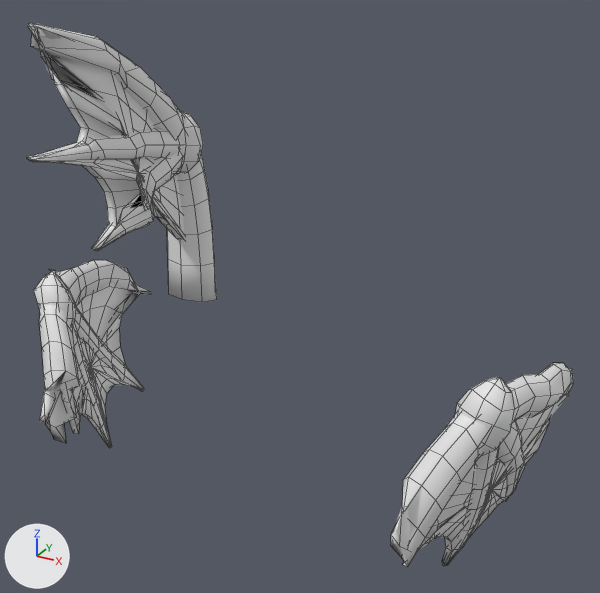
Two versions of the FBX model Assets/RunRunSimulator/Resources/Models/MoriMochi/Parts/Egg/EggPart_Cometitas.fbx, one commit apart.
The view is the same before and after, from a 50 mm camera at (0.237, -0.354, 0.463) aimed at (0.035, 0.014, 0.278). Arrows for +X, +Y and +Z are at lower left; the lights stay in place. The first picture is the older version. Mesh edges are drawn as thin lines. Where no turn or scale is listed for an object, it has been applied to the vertices. Vertices at exactly the same position are counted once.

The scene before the commit, as lines of its bpy script (objects in view):
```python
me_back_cometitas_002 = bpy.data.meshes.new('Back_Cometitas.002')
me_back_cometitas_002.from_pydata(...)  # 1413 vertices, 1407 faces; spans x -0.173..0.173, y -0.134..0.123, z 0.122..0.432
ob_back_cometitas = bpy.data.objects.new('Back_Cometitas', me_back_cometitas_002)
ob_back_cometitas.location = (0.0, 0.0, 0.0)
```
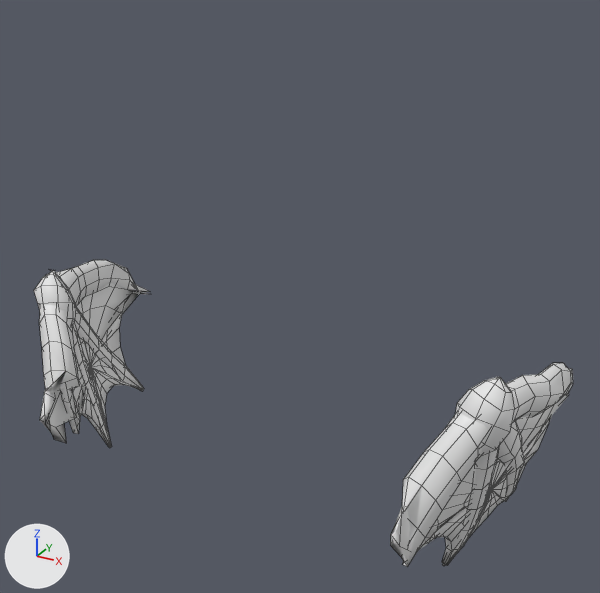
Location of each change, (x1, y1, x2, y2) in pixels of the pictures (600 x 593 px):
'Back_Cometitas', reshaped (43% shorter)
    before: (27, 23, 573, 567)
    after: (34, 260, 573, 567)
part 1 of me_back_cometitas_002, deleted
    before: (27, 26, 185, 250)
part 2 of me_back_cometitas_002, deleted
    before: (27, 128, 183, 251)
part 3 of me_back_cometitas_002, deleted
    before: (29, 23, 187, 141)
part 4 of me_back_cometitas_002, deleted
    before: (176, 111, 203, 174)
part 5 of me_back_cometitas_002, deleted
    before: (167, 154, 217, 302)

The edits, one by one:
me_back_cometitas_002 is used by ob_back_cometitas; location (0.0, 0.0, 0.0).
me_back_cometitas_002 had 1413 vertices, 1407 faces and spanned x -0.173..0.173, y -0.134..0.123, z 0.122..0.432.
me_back_cometitas_002 now has 944 vertices, 938 faces and spans x -0.173..0.173, y -0.04..0.123, z 0.122..0.26.
me_back_cometitas_002 part 1: the loose piece of 174 vertices spanning x -0.003..0.002, y -0.133..-0.034, z 0.315..0.431 is deleted.
me_back_cometitas_002 part 2: the loose piece of 127 vertices spanning x -0.009..0.009, y -0.134..-0.042, z 0.337..0.387 is deleted.
me_back_cometitas_002 part 3: the loose piece of 64 vertices spanning x -0.011..0.011, y -0.125..-0.037, z 0.363..0.432 is deleted.
me_back_cometitas_002 part 4: the loose piece of 56 vertices spanning x -0.015..0.015, y -0.051..-0.033, z 0.357..0.39 is deleted.
me_back_cometitas_002 part 5: the loose piece of 48 vertices spanning x -0.015..0.015, y -0.049..-0.028, z 0.292..0.377 is deleted.
